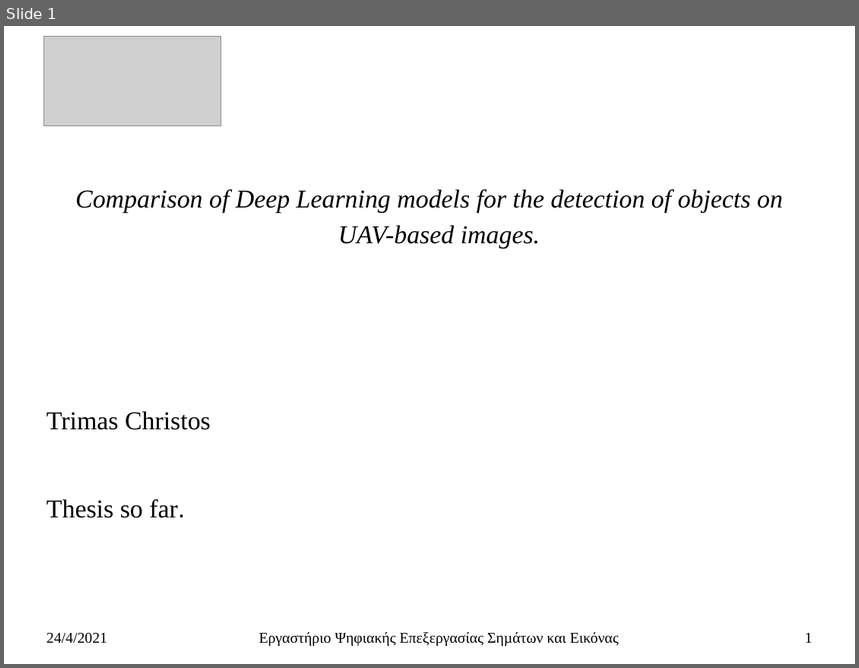
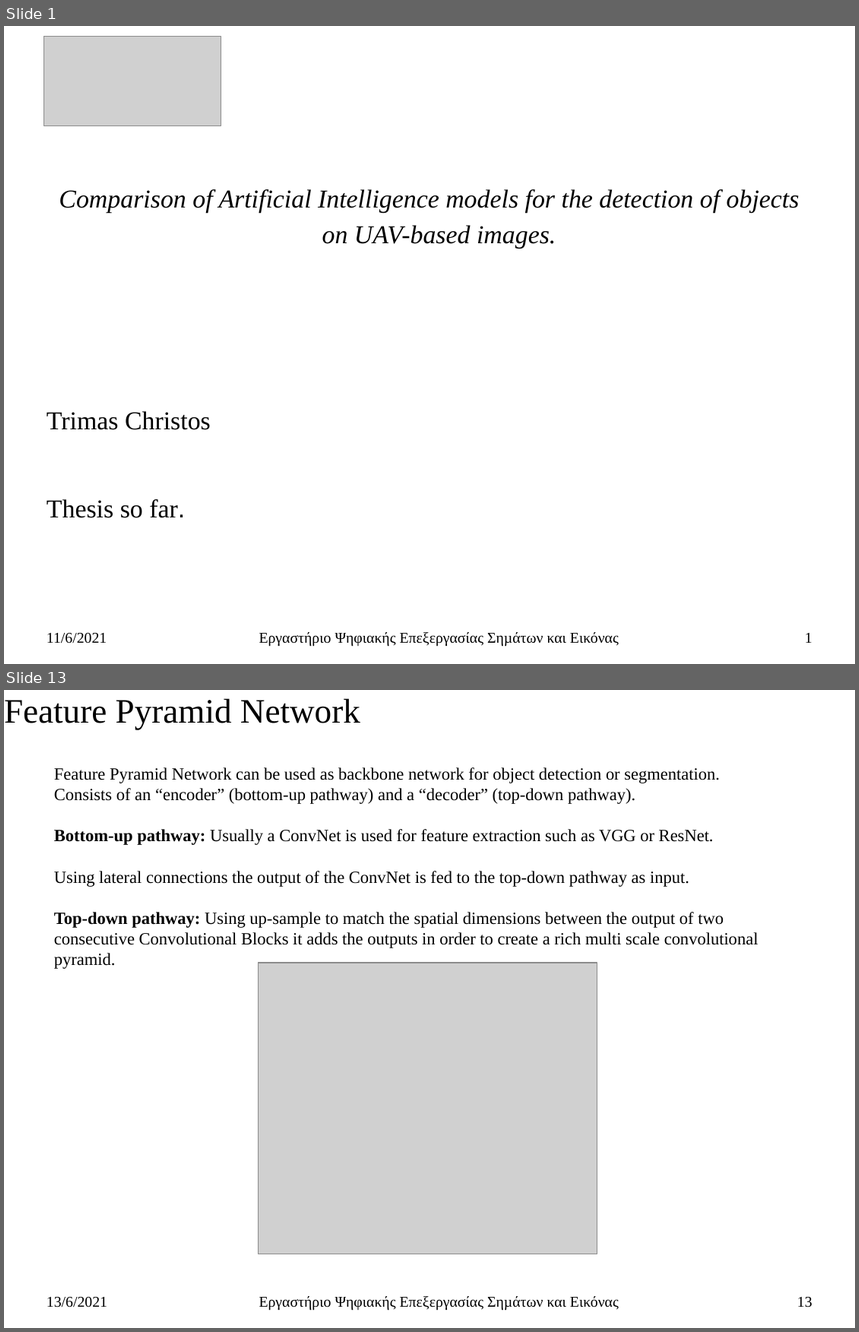
Before and after one commit to ChristosTrimas/ai-detection-systems, a slide deck: thesis/thesis_so_far_presentation_v_0_2.pptx. Shown one above the other, each under a label of ours: slide 1 before the commit, slides 1 and 13 after it; the slides between them are not shown. The pictures are 859x668 and 859x1332 pixels, drawn with LibreOffice and Linux fonts; fonts in the diff are those of the drawing; grey boxes stand for pictures. Boxes give left, top, right and bottom in pixels: in the first picture for what was removed or moved away, otherwise in the second. Text is boxed around its words. In the diff, an @@ line names an element or a change of style, - is before the commit and + after.

```diff
--- a/thesis/thesis_so_far_presentation_v_0_2.pptx
+++ b/thesis/thesis_so_far_presentation_v_0_2.pptx
@@ slide 13 added at bbox=[4, 690, 855, 1328], background #FFFFFF @@
@@ subtitle added at bbox=[4, 698, 360, 730], 32 pt, text #000000 @@
+Feature Pyramid Network
@@ text added at bbox=[54, 768, 759, 969], 16 pt, text #000000 @@
+Feature Pyramid Network can be used as backbone network for object detection or segmentation. Consists of an “encoder” (bottom-up pathway) and a “decoder” (top-down pathway).
+Bottom-up pathway: Usually a ConvNet is used for feature extraction such as VGG or ResNet.
+Using lateral connections the output of the ConvNet is fed to the top-down pathway as input.
+Top-down pathway: Using up-sample to match the spatial dimensions between the output of two consecutive Convolutional Blocks it adds the outputs in order to create a rich multi scale convolutional pyramid.
@@ picture added at bbox=[258, 963, 597, 1255] @@
@@ text added at bbox=[47, 1297, 107, 1308], 14 pt, text #000000 @@
+13/6/2021
@@ text added at bbox=[259, 1296, 619, 1311], 14 pt, text #000000 @@
+Εργαστήριο Ψηφιακής Επεξεργασίας Σηµάτων και Εικόνας
@@ page number added at bbox=[797, 1297, 813, 1308], 14 pt, text #000000 @@
+13
@@ slide 1 changed as well @@
@@ subtitle at bbox=[59, 189, 800, 249]: text changed @@
-Comparison of Deep Learning models for the detection of objects on UAV-based images.
+Comparison of Artificial Intelligence models for the detection of objects on UAV-based images.
@@ text at bbox=[47, 633, 107, 644]: text changed @@
-24/4/2021
+11/6/2021
```
Also in this commit, not shown: 13 other slides changed, 13 other slides added, 1 slide removed, 2 other files.
